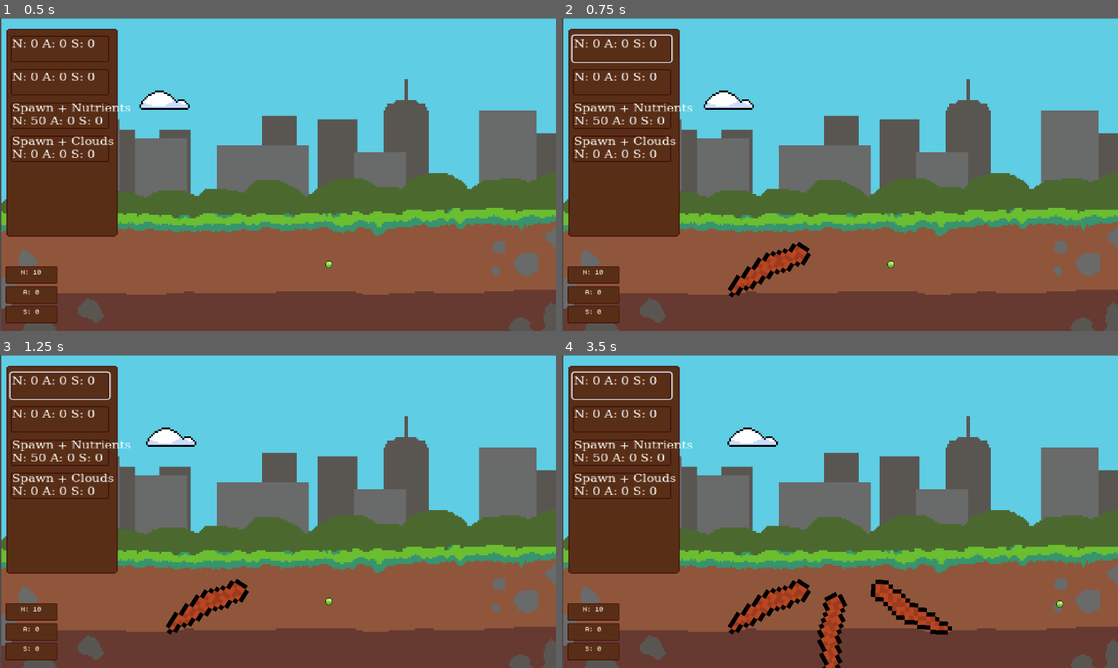
Above: before the commit, frames 1-4 (two rows, left to right).
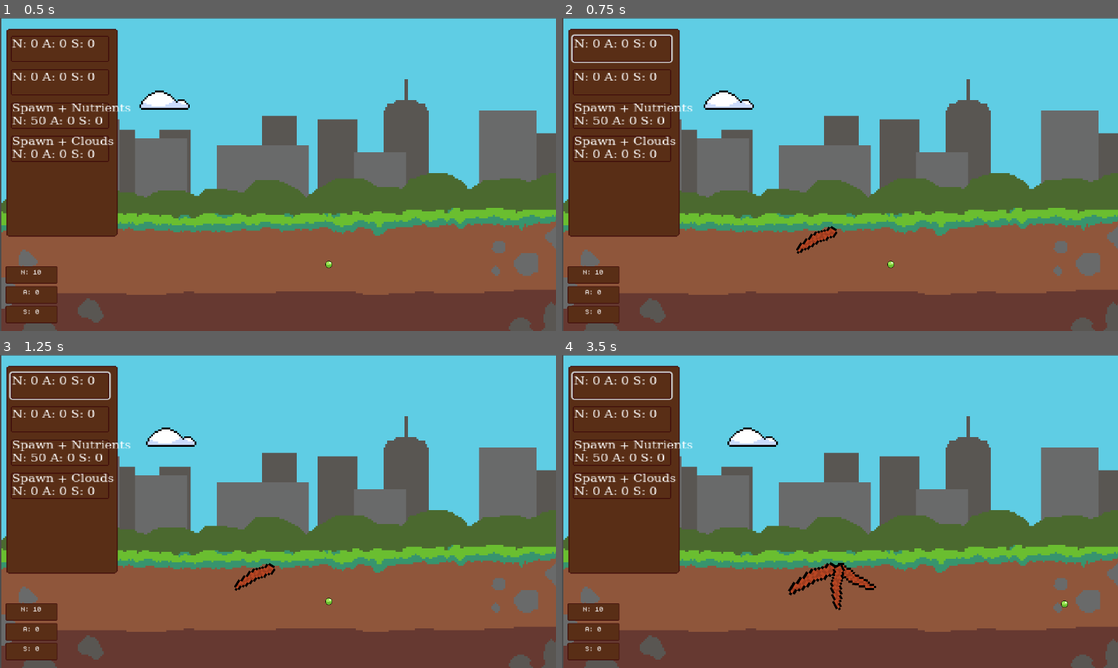
Above: after the commit, the same moments.

Repository: LeaoLuciano/ggj23
Game: Godot game, scene res://scenes/util/root_scene.tscn
Two runs of this game, one before a commit and one after it. Both use one fixed random seed, a clock stepped at 60 frames per second and the inputs below.
Inputs (mouse positions are in pixels of both pictures, inside the frame that each line leads up to):
- Up to frame 1 (0.5 s): no input
- Up to frame 2 (0.75 s): click (623, 49) at 0.52 s
- Up to frame 3 (1.25 s): no input
- Up to frame 4 (3.5 s): click (623, 386) at 1.27 s; click (623, 386) at 2.02 s; tap Enter at 2.75 s; move the mouse to (890, 602) at 2.77 s; click (890, 602) at 2.92 s

Frame 1 is identical in both runs. In frame 2, 1.2% of the frame differs, in the area x 29-50%, y 66-90%; in frame 3, 1.2%; in frame 4, 3.5%, in the area x 29-91%, y 66-100%.
Error after the commit: Cannot call method 'disconnect' on a null value. (res://scenes/tree/Drainer.gd:20)

Commit message:
Upgrade nas raízes e folhas

Diff:
--- a/scenes/items/counter.gd
+++ b/scenes/items/counter.gd
@@ -9,11 +9,10 @@
 	add_to_group("counter"+str(type))
 
 func connect_resource(resource : Recurso):
-	resource.add_resource.connect(Callable(self, "add"))
+	resource.add_resource.connect(add)
 
 func _process(delta):
 	resource_amount.text = type_name + ": " + str(count)
 
 func add(amount : int):
-	print(amount)
-	pass
+	count += amount
--- a/scenes/items/counter.tscn
+++ b/scenes/items/counter.tscn
@@ -6,7 +6,10 @@
 
 [node name="Counter" type="Node2D" node_paths=PackedStringArray("resource_amount")]
 script = ExtResource("1_qicnn")
+type = null
+count = null
 resource_amount = NodePath("Sprite2D/Label")
+type_name = null
 
 [node name="Sprite2D" type="Sprite2D" parent="."]
 position = Vector2(59.5, 20)
--- a/scenes/items/resource.gd
+++ b/scenes/items/resource.gd
@@ -16,6 +16,7 @@
 
 var vel := Vector2()
 var acc := Vector2()
+var magnet
 
 func _ready():
 	add_to_group(str(type))
@@ -41,5 +42,7 @@
 	get_parent().queue_free()
 
 func _on_input_event(viewport, event, shape_idx):
+	if type == ResourceType.Sun:
+		return
 	if event is InputEventMouseButton and event.pressed:
 		consume(0.0)
--- a/scenes/items/sunbeam.gd
+++ b/scenes/items/sunbeam.gd
@@ -11,9 +11,5 @@
 	look_at(tree_pos)
 	var direction = (tree_pos - position).normalized()
 	position += direction * velocity
-
-
-func _on_input_event(viewport, event, shape_idx):
-	if event is InputEventMouseButton and event.pressed:
-		$Recurso.add(2)
+	if (position - tree_pos).length() < 2:
 		queue_free()
--- a/scenes/items/sunbeam.tscn
+++ b/scenes/items/sunbeam.tscn
@@ -17,5 +17,4 @@
 
 [node name="Recurso" type="Node" parent="."]
 script = ExtResource("1_2satf")
-
-[connection signal="input_event" from="." to="." method="_on_input_event"]
+type = 2
--- a/scenes/items/world.tscn
+++ b/scenes/items/world.tscn
@@ -11,9 +11,13 @@
 [ext_resource type="Texture2D" uid="uid://by6xn005y2b0t" path="res://sprites/backgrounduntitled.png" id="8_5twrw"]
 
 [node name="World" type="Node2D" groups=["world"]]
+z_index = -1
 script = ExtResource("1_ih34y")
 
 [node name="Simulation" type="Node2D" parent="." groups=["simulation"]]
+
+[node name="Tree" parent="Simulation" instance=ExtResource("6_2avx7")]
+position = Vector2(640, 480)
 
 [node name="Nutrient" parent="Simulation" instance=ExtResource("5_rk3o0")]
 position = Vector2(757, 567)
--- a/scenes/tree/Drainer.gd
+++ b/scenes/tree/Drainer.gd
@@ -15,9 +15,12 @@
 	parent.connect("area_entered", _drain)
 
 func disable():
-	print("Disabled")
+	print("Disable")
 	enabled = false
 	parent.disconnect("area_entered", _drain)
+
+func upgrade():
+	consume_time /= 2
 
 func _drain(area : Area2D):
 	if not enabled:
--- a/scenes/tree/leaf.tscn
+++ b/scenes/tree/leaf.tscn
@@ -1,26 +1,28 @@
-[gd_scene load_steps=4 format=3 uid="uid://bhibyip83hy1"]
+[gd_scene load_steps=5 format=3 uid="uid://bhibyip83hy1"]
 
 [ext_resource type="Script" path="res://scenes/tree/Drainer.gd" id="1_8vrtv"]
-[ext_resource type="Script" path="res://scenes/tree/magnet.gd" id="2_5t3bn"]
+[ext_resource type="Texture2D" uid="uid://qg13acsupygg" path="res://sprites/leaf.png" id="1_dp3u1"]
+[ext_resource type="Script" path="res://scenes/tree/upgradable.gd" id="3_7yx6k"]
 
 [sub_resource type="CapsuleShape2D" id="CapsuleShape2D_2qfbt"]
 
 [node name="leaf" type="Area2D"]
 
 [node name="CollisionShape2D" type="CollisionShape2D" parent="."]
+rotation = -1.57079
 shape = SubResource("CapsuleShape2D_2qfbt")
 
 [node name="Sprite2D" type="Sprite2D" parent="."]
+texture_filter = 1
+texture = ExtResource("1_dp3u1")
 
 [node name="Water Drainer" type="Node" parent="."]
 script = ExtResource("1_8vrtv")
 type = 1
 
-[node name="Nutrient Drainer" type="Node" parent="."]
+[node name="Sun Drainer" type="Node" parent="."]
 script = ExtResource("1_8vrtv")
-type = 0
+type = 2
 
-[node name="Sun Magnet" type="Node" parent="."]
-script = ExtResource("2_5t3bn")
-type = 2
-force = 100
+[node name="Upgradable" type="Node" parent="."]
+script = ExtResource("3_7yx6k")
--- a/scenes/tree/magnet.gd
+++ b/scenes/tree/magnet.gd
@@ -1,7 +1,8 @@
 extends Node
 
 @export var type : Recurso.ResourceType
-@export var force := 5
+@export var force := 2.5
+@export var delay := 5.0
 
 func _ready():
 	pass
@@ -15,12 +16,26 @@
 func _physics_process(delta):
 	pass
 
+func upgrade():
+	force *= 2.0
+	delay /= 2.0
+
+var wait = false
 
 func _attract(resource : Recurso):
-	if resource.type != type:
+	if resource.type != type or wait:
 		return
 	var dis = (resource.get_parent().global_position - get_parent().global_position).length()
 	if resource.source == null or dis < resource.dis:
 		resource.source = get_parent().global_position
 		resource.dis = dis
 		resource.acc = -force * (resource.get_parent().global_position - get_parent().global_position).normalized()
+		resource.magnet = self
+		call_deferred("set_delay", resource)
+
+func set_delay(resource : Recurso):
+	if resource.magnet == self:
+		wait = true
+		print("A")
+		var timer = get_tree().create_timer(delay)
+		timer.timeout.connect(func() : self.wait = false; print("B") )
--- a/scenes/tree/root.tscn
+++ b/scenes/tree/root.tscn
@@ -1,19 +1,22 @@
-[gd_scene load_steps=5 format=3 uid="uid://1d5xp62qneid"]
+[gd_scene load_steps=6 format=3 uid="uid://1d5xp62qneid"]
 
 [ext_resource type="Texture2D" uid="uid://e25fmtu42xdq" path="res://sprites/root.png" id="1_8xrdd"]
 [ext_resource type="Script" path="res://scenes/tree/Drainer.gd" id="1_cf176"]
 [ext_resource type="Script" path="res://scenes/tree/magnet.gd" id="2_6b3cg"]
+[ext_resource type="Script" path="res://scenes/tree/upgradable.gd" id="4_ewa1n"]
 
 [sub_resource type="CapsuleShape2D" id="CapsuleShape2D_f0jdn"]
 
 [node name="root" type="Area2D"]
 
 [node name="CollisionShape2D" type="CollisionShape2D" parent="."]
+position = Vector2(-3.97174, 95.0283)
 scale = Vector2(5.71021, 12.3299)
 shape = SubResource("CapsuleShape2D_f0jdn")
 
 [node name="Sprite2D" type="Sprite2D" parent="."]
 texture_filter = 1
+position = Vector2(-3.97174, 95.0283)
 rotation = -0.483456
 scale = Vector2(10, 10)
 texture = ExtResource("1_8xrdd")
@@ -29,4 +32,6 @@
 [node name="Nutrient Magnet" type="Node" parent="."]
 script = ExtResource("2_6b3cg")
 type = 0
-force = 100
+
+[node name="Upgradable" type="Node" parent="."]
+script = ExtResource("4_ewa1n")
--- a/scenes/tree/tree.gd
+++ b/scenes/tree/tree.gd
@@ -4,35 +4,84 @@
 
 var current_level := $Level0
 
+var trunks = 0
+
 var limit_roots = 0
 var roots := 0
 
+var limit_leaves = 0
+var leaves := 0
+
 
 func _ready():
-	pass
+	for child in get_children():
+		child.propagate_call("disable")
+	_change_level(level)
 
 func _process(delta):
 	pass
 
 func can_add_root() -> bool:
+	return true
 	return roots < limit_roots
 
-func add_root():
-	if roots < limit_roots:
-		roots += 1
-		current_level.get_node("root" + str(roots)).visible = true
-		current_level.propagate_call("enable", [])
+func can_add_leaf() -> bool:
+	return trunks >= 1
+	return leaves < limit_leaves and trunks >= 1
 
 
 
+func add_root():
+	if can_add_root():
+		if roots >= limit_roots:
+			upgrade_root()
+			return
+		roots += 1
+		var root = current_level.get_node("root" + str(roots))
+		var up = root.get_node("Upgradable")
+		up.level = 0
+		root.visible = true
+		root.propagate_call("enable", [])
+
 func add_leaf():
-	pass
+	if can_add_leaf():
+		if leaves >= limit_leaves:
+			upgrade_leaf()
+			return
+		leaves += 1
+		var leaf = current_level.get_node("leaf" + str(leaves))
+		var up = leaf.get_node("Upgradable")
+		up.level = 0
+		leaf.level = 0
+		leaf.visible = true
+		leaf.propagate_call("enable", [])
+
+func upgrade():
+	level += 1
+
+func upgrade_root():
+	_upgrade("root")
+
+func upgrade_leaf():
+	_upgrade("leaf")
+
+func _upgrade(type : String):
+	var item = null
+	for child in current_level.get_children():
+		if str(child).find(type) != -1:
+			if item == null or child.get_node("Upgradable").level < item.get_node("Upgradable").level:
+				item = child
+	item.propagate_call("upgrade")
+	item.get_node("Upgradable").level += 1
+
 
 func change_level(_level : int) -> int:
 	call_deferred("_change_level", _level)
 	return _level
 
 func _change_level(_level : int):
+	if _level > 1:
+		return
 	disable_all()
 	for child in get_children():
 		child.visible = false
@@ -54,3 +103,6 @@
 
 func disable_all():
 	propagate_call("disable", [])
+
+func aaa():
+	add_root()
--- a/scenes/tree/tree.tscn
+++ b/scenes/tree/tree.tscn
@@ -1,8 +1,9 @@
-[gd_scene load_steps=4 format=3 uid="uid://corrg6ek0avtm"]
+[gd_scene load_steps=5 format=3 uid="uid://corrg6ek0avtm"]
 
 [ext_resource type="Script" path="res://scenes/tree/tree.gd" id="1_iyqtl"]
 [ext_resource type="PackedScene" uid="uid://cmj4tkkqs4ryh" path="res://scenes/tree/seed.tscn" id="2_cqfvn"]
 [ext_resource type="PackedScene" uid="uid://1d5xp62qneid" path="res://scenes/tree/root.tscn" id="3_d2jtl"]
+[ext_resource type="PackedScene" uid="uid://bhibyip83hy1" path="res://scenes/tree/leaf.tscn" id="4_dc02f"]
 
 [node name="Tree" type="Node2D"]
 script = ExtResource("1_iyqtl")
@@ -18,15 +19,31 @@
 
 [node name="root1" parent="Level1" instance=ExtResource("3_d2jtl")]
 visible = false
-position = Vector2(-160, 100)
+position = Vector2(-10, 9)
 rotation = 1.0472
+scale = Vector2(0.5, 0.5)
+
+[node name="root3" parent="Level1" instance=ExtResource("3_d2jtl")]
+visible = false
+position = Vector2(-6, 4)
+rotation = -1.0472
+scale = Vector2(0.5, 0.5)
 
 [node name="root2" parent="Level1" instance=ExtResource("3_d2jtl")]
 visible = false
-position = Vector2(-13, 168)
+position = Vector2(-1, 4)
 rotation = 0.00517797
+scale = Vector2(0.5, 0.5)
 
-[node name="root3" parent="Level1" instance=ExtResource("3_d2jtl")]
+[node name="leaf1" parent="Level1" instance=ExtResource("4_dc02f")]
 visible = false
-position = Vector2(160, 100)
-rotation = -1.0472
+position = Vector2(-45, -97)
+scale = Vector2(4, 4)
+
+[node name="leaf2" parent="Level1" instance=ExtResource("4_dc02f")]
+visible = false
+position = Vector2(44, -95)
+scale = Vector2(-4, 4)
+
+[node name="trunk" type="Sprite2D" parent="Level1"]
+visible = false
--- /dev/null
+++ b/scenes/tree/upgradable.gd
@@ -0,0 +1,13 @@
+extends Node
+
+@export var level := 1
+
+func _ready():
+	pass # Replace with function body.
+
+func upgrade():
+	get_parent().scale *= 1.2
+
+# Called every frame. 'delta' is the elapsed time since the previous frame.
+func _process(delta):
+	pass
